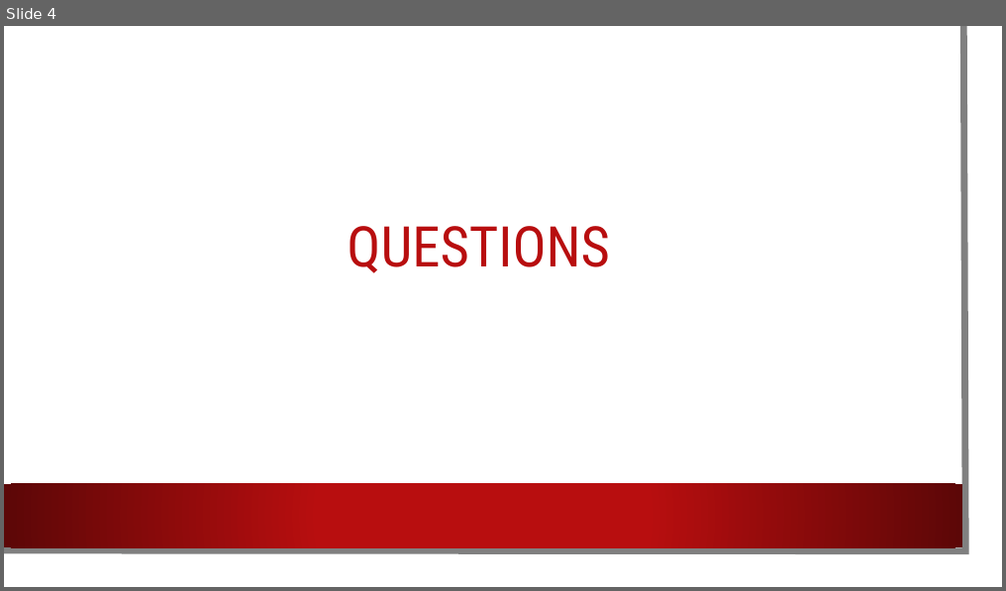
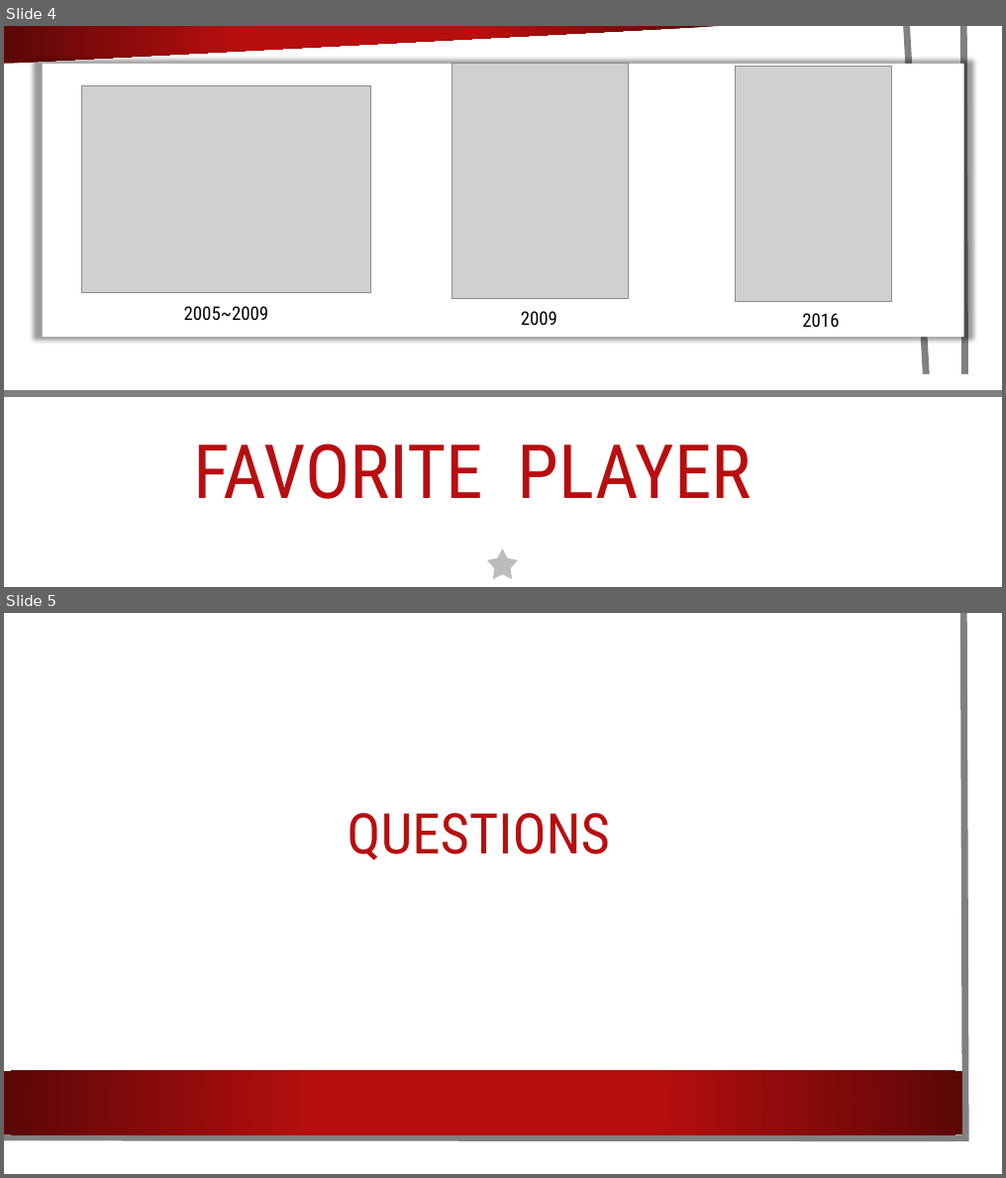
Before and after one commit to Johnny850807/BWS_IronMan, a slide deck: 林宗億工作室/Baseball.pptx. Shown one above the other, each under a label of ours: slide 4 before the commit, slides 4 and 5 after it. The pictures are 1006x591 and 1006x1178 pixels, drawn with LibreOffice and Linux fonts; fonts in the diff are those of the drawing; grey boxes stand for pictures; background and template pictures are left out. Boxes give left, top, right and bottom in pixels: in the first picture for what was removed or moved away, otherwise in the second. Text is boxed around its words. In the diff, an @@ line names an element or a change of style, - is before the commit and + after.

```diff
--- a/林宗億工作室/Baseball.pptx
+++ b/林宗億工作室/Baseball.pptx
@@ slide 4 added at (4,26,1002,587), background picture (left out); not listed: 3 template elements that a slide beside it also shows @@
@@ freeform shape added at (4,26,959,565), fill #FFFFFF @@
@@ freeform shape added at (4,26,718,64), fill gradient #B80E0F to #5C0707 @@
@@ freeform shape added at (4,26,933,545), outline #808080 6.5 pt @@
@@ rectangle added at (43,64,964,338), fill #FFFFFF @@
@@ picture added at (451,64,628,298) @@
@@ picture added at (736,66,892,301) @@
@@ picture added at (82,85,371,292) @@
@@ text added at (184,306,269,321), 18 pt, text #000000 @@
+2005~2009
@@ text added at (521,311,557,325), 18 pt, text #000000 @@
+2009
@@ text added at (802,313,839,327), 18 pt, text #000000 @@
+2016
@@ freeform shape added at (4,376,932,543), fill gradient #B80E0F to #5C0707 @@
@@ rectangle added at (4,374,1002,587), fill #FFFFFF @@
@@ line added from (4, 393) to (1002, 393), #808080 6.5 pt @@
@@ title added at (194,444,751,499), 72 pt, text #B80E0F @@
+FAVORITE PLAYER
@@ star added at (487,550,519,580), fill #595959 at 40% opacity @@
@@ what was slide 4 is now slide 5 @@
```
Also in this commit, not shown: 1 slide changed.
